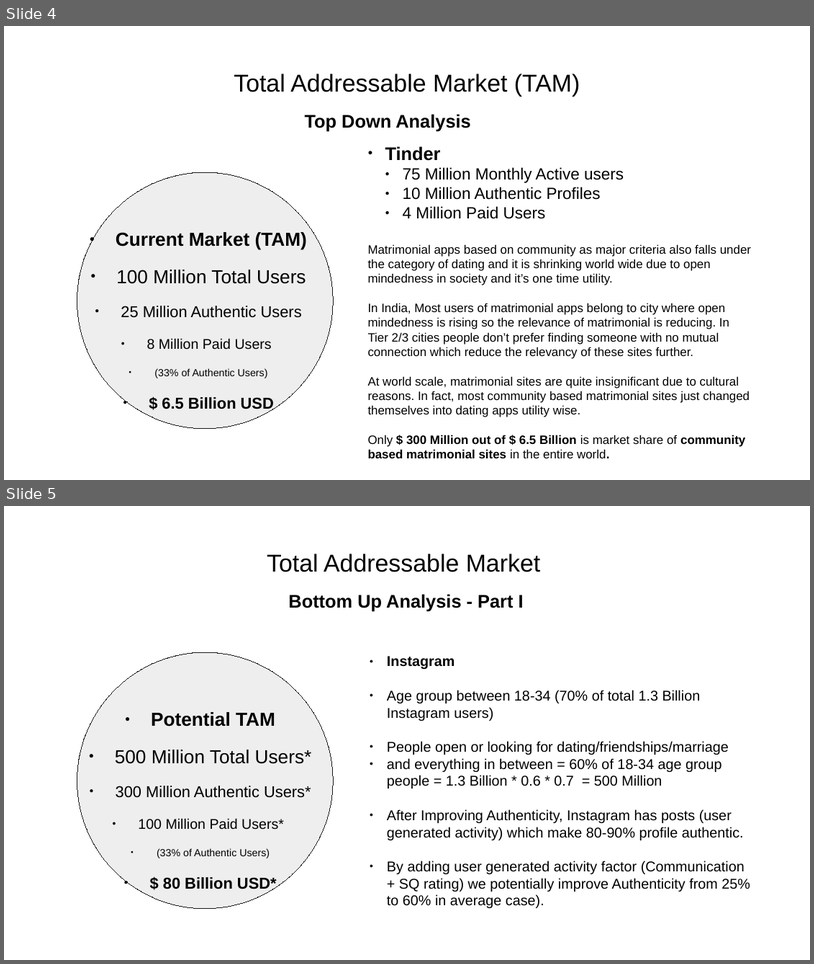
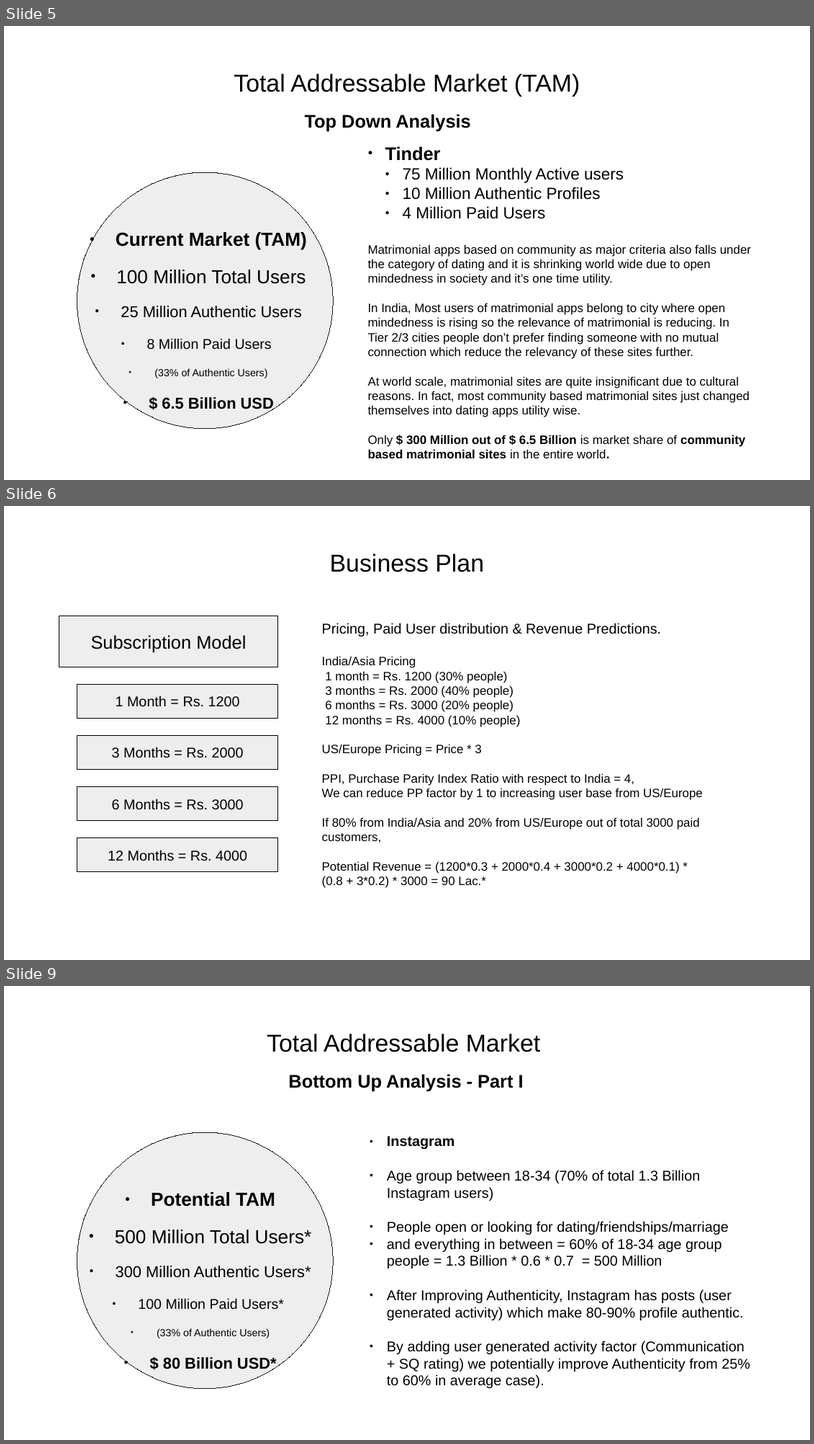
Before and after one commit to yashp241195/startupPitch, a slide deck: pitch.odp. Shown one above the other, each under a label of ours: slides 4 and 5 before the commit, slides 5, 6 and 9 after it; the slides between them are not shown. The pictures are 814x964 and 814x1444 pixels, drawn with LibreOffice and Linux fonts; fonts in the diff are those of the drawing. Boxes give left, top, right and bottom in pixels: in the first picture for what was removed or moved away, otherwise in the second. Text is boxed around its words. In the diff, an @@ line names an element or a change of style, - is before the commit and + after.

```diff
--- a/pitch.odp
+++ b/pitch.odp
@@ slide 6 added at [4, 506, 810, 960], background #FFFFFF @@
@@ title added at [330, 554, 484, 572], 24 pt, text #000000 @@
+Business Plan
@@ rectangle added at [59, 615, 278, 667], fill #EEEEEE, outline #000000 0 pt, 18 pt, text #000000 @@
+Subscription Model
@@ text added at [322, 623, 703, 888], 12 pt, text #000000 @@
+Pricing, Paid User distribution & Revenue Predictions.
+India/Asia Pricing
+1 month = Rs. 1200 (30% people)
+3 months = Rs. 2000 (40% people)
+6 months = Rs. 3000 (20% people)
+12 months = Rs. 4000 (10% people)
+US/Europe Pricing = Price * 3
+PPI, Purchase Parity Index Ratio with respect to India = 4,
+We can reduce PP factor by 1 to increasing user base from US/Europe
+If 80% from India/Asia and 20% from US/Europe out of total 3000 paid customers,
+Potential Revenue = (1200*0.3 + 2000*0.4 + 3000*0.2 + 4000*0.1) * (0.8 + 3*0.2) * 3000 = 90 Lac.*
@@ rectangle added at [77, 684, 278, 718], fill #EEEEEE, outline #000000 0 pt, 14 pt, text #000000 @@
+1 Month = Rs. 1200
@@ rectangle added at [77, 735, 278, 770], fill #EEEEEE, outline #000000 0 pt, 14 pt, text #000000 @@
+3 Months = Rs. 2000
@@ rectangle added at [77, 786, 278, 821], fill #EEEEEE, outline #000000 0 pt, 14 pt, text #000000 @@
+6 Months = Rs. 3000
@@ rectangle added at [77, 837, 278, 872], fill #EEEEEE, outline #000000 0 pt, 14 pt, text #000000 @@
+12 Months = Rs. 4000
@@ what was slide 4 is now slide 5 @@
@@ what was slide 5 is now slide 9 @@
```
Also in this commit, not shown: 2 slides changed, 13 other slides added, 2 slides removed.
